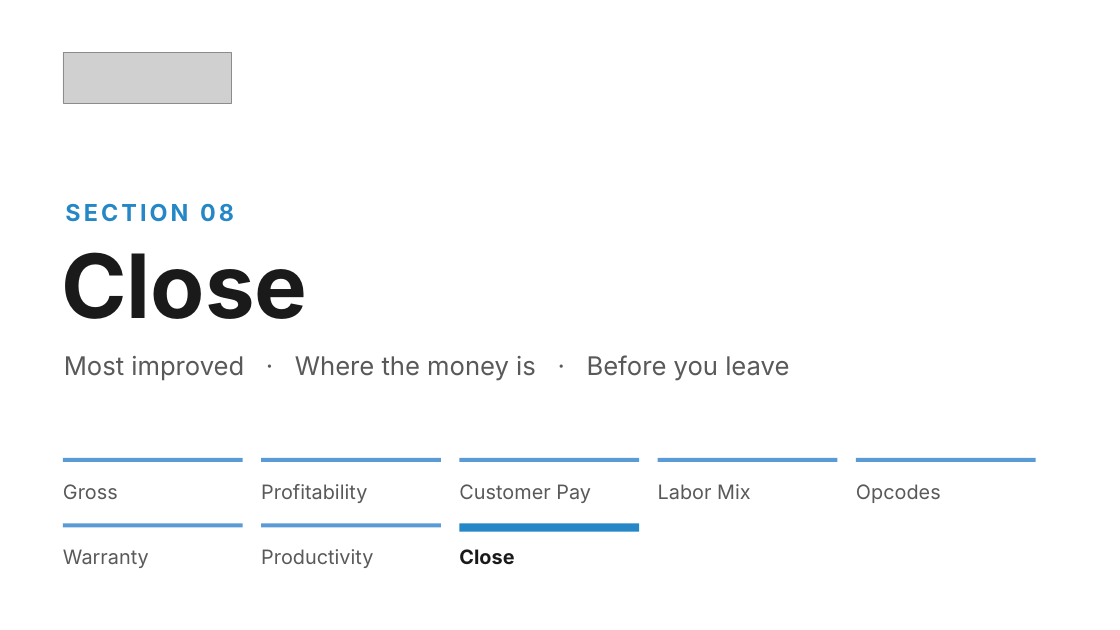
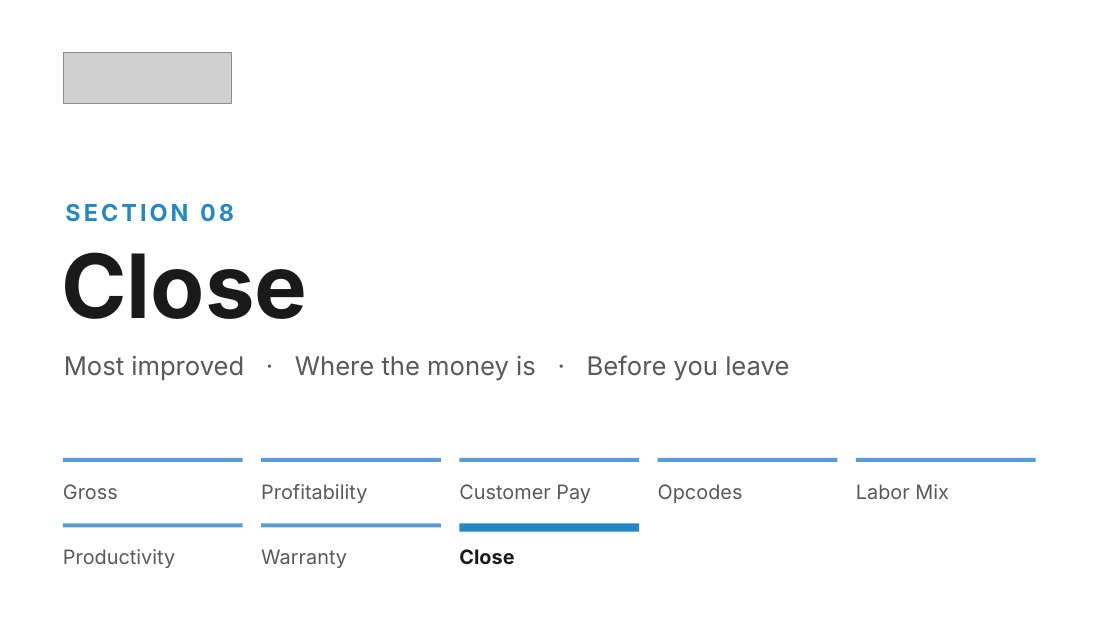
Before and after one commit to Ndresner/Noah, a slide deck: slide 185 of day2-deck/decks/Fixed Ops - Day 2 Example Test Deck.pptx. Drawn at 1120x630 pixels with LibreOffice and Linux fonts; fonts in the diff are those of the drawing; grey boxes stand for pictures. Boxes give left, top, right and bottom in pixels: in the first picture for what was removed or moved away, otherwise in the second. Text is boxed around its words. In the diff, an @@ line names an element or a change of style, - is before the commit and + after.

```diff
--- a/day2-deck/decks/Fixed Ops - Day 2 Example Test Deck.pptx
+++ b/day2-deck/decks/Fixed Ops - Day 2 Example Test Deck.pptx
@@ text at <box>658,484,743,503</box>: text changed @@
-Labor Mix
+Opcodes
@@ text at <box>856,484,949,499</box>: text changed @@
-Opcodes
+Labor Mix
@@ text at <box>63,549,175,568</box>: text changed @@
-Warranty
+Productivity
@@ text at <box>261,549,347,568</box>: text changed @@
-Productivity
+Warranty
```
Also in this commit, not shown: 8 other slides changed, 4 other files.
